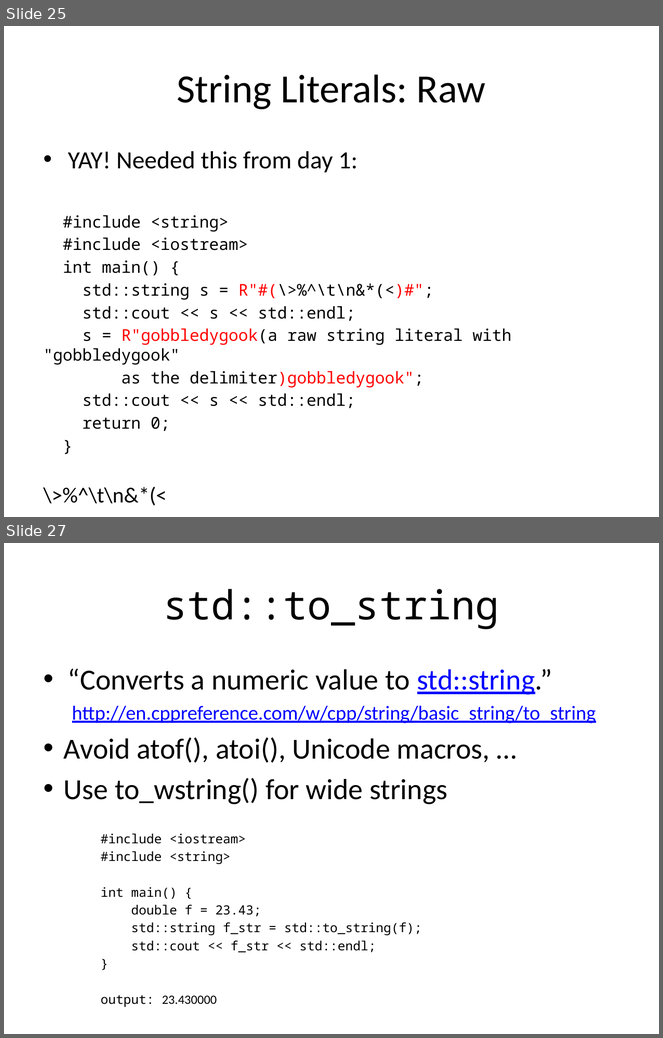
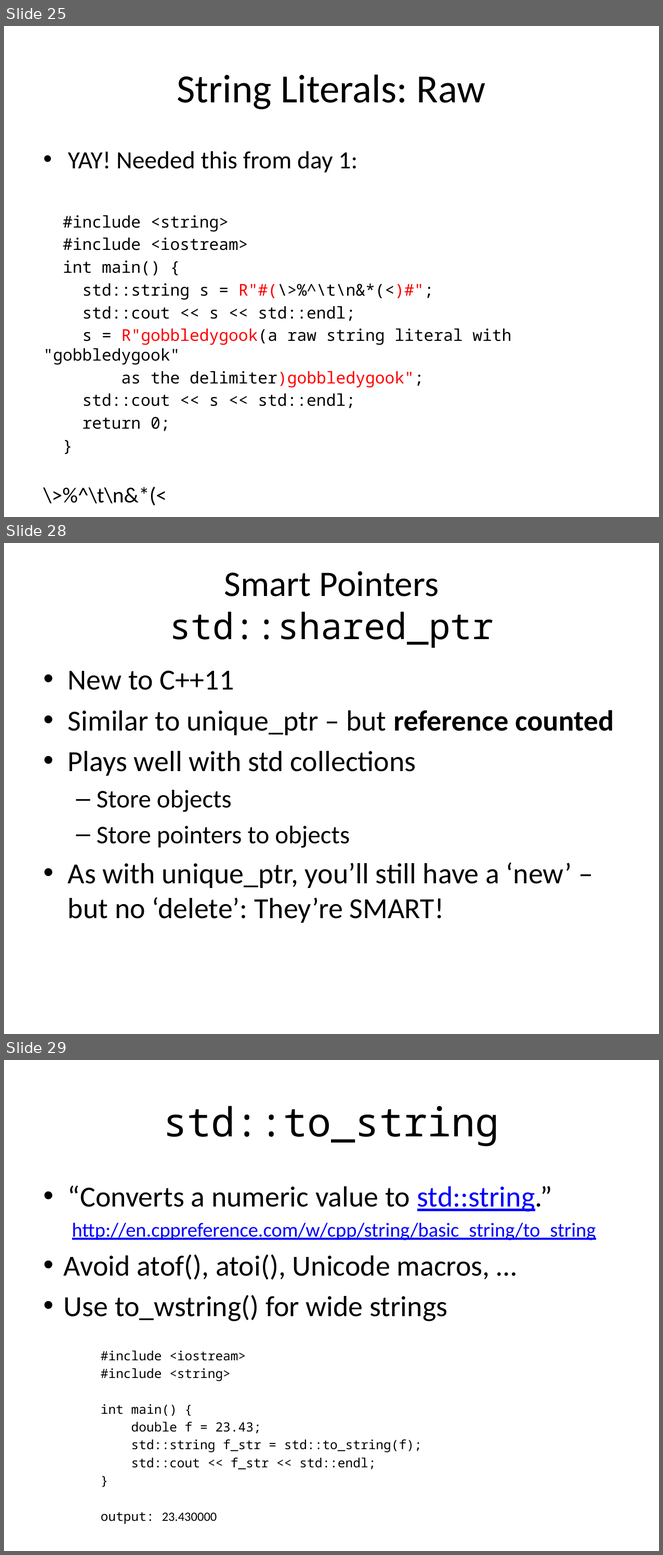
Before and after one commit to fellmad/FunWithCpp11, a slide deck: doc/Fun_with_C++11.pptx. Shown one above the other, each under a label of ours: slides 25 and 27 before the commit, slides 25, 28 and 29 after it; the slides between them are not shown. The pictures are 663x1038 and 663x1555 pixels, drawn with LibreOffice and Linux fonts; fonts in the diff are those of the drawing. Boxes give left, top, right and bottom in pixels: in the first picture for what was removed or moved away, otherwise in the second. Text is boxed around its words. In the diff, an @@ line names an element or a change of style, - is before the commit and + after.

Commit message:
unique_ptr

```diff
--- a/doc/Fun_with_C++11.pptx
+++ b/doc/Fun_with_C++11.pptx
@@ slide 28 added at (4,543,659,1034), background #FFFFFF @@
@@ title added at (169,571,494,648), 39.6 pt, text #000000 @@
+Smart Pointers
+std::shared_ptr
@@ text added at (68,670,614,923), 32 pt, text #000000 @@
+• New to C++11
+• Similar to unique_ptr – but reference counted
+• Plays well with std collections
+  – Store objects
+  – Store pointers to objects
+• As with unique_ptr, you’ll still have a ‘new’ – but no ‘delete’: They’re SMART!
@@ what was slide 27 is now slide 29 @@
```
Also in this commit, not shown: 1 slide changed, 1 other slide added, 8 other files.
